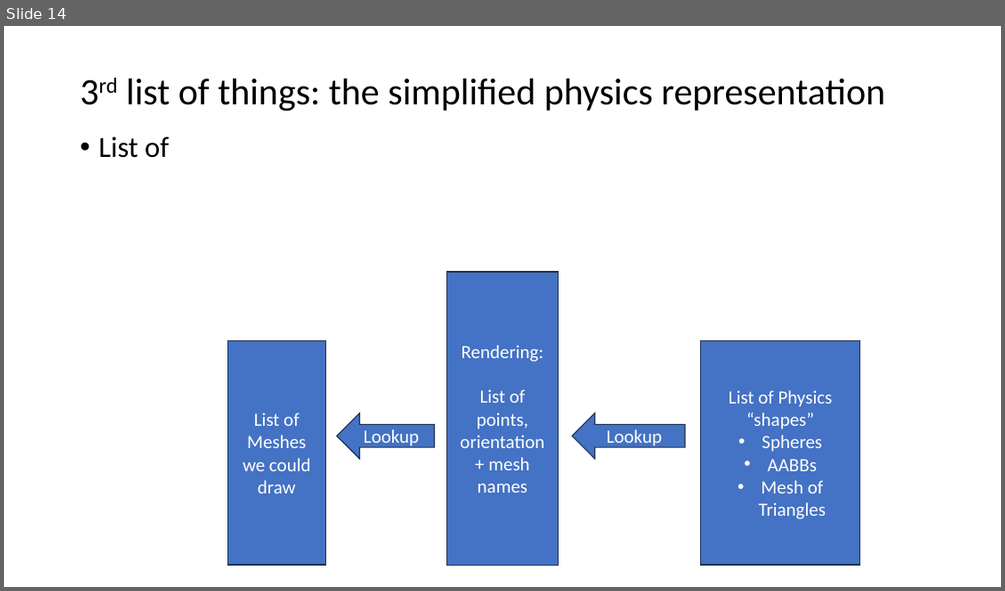
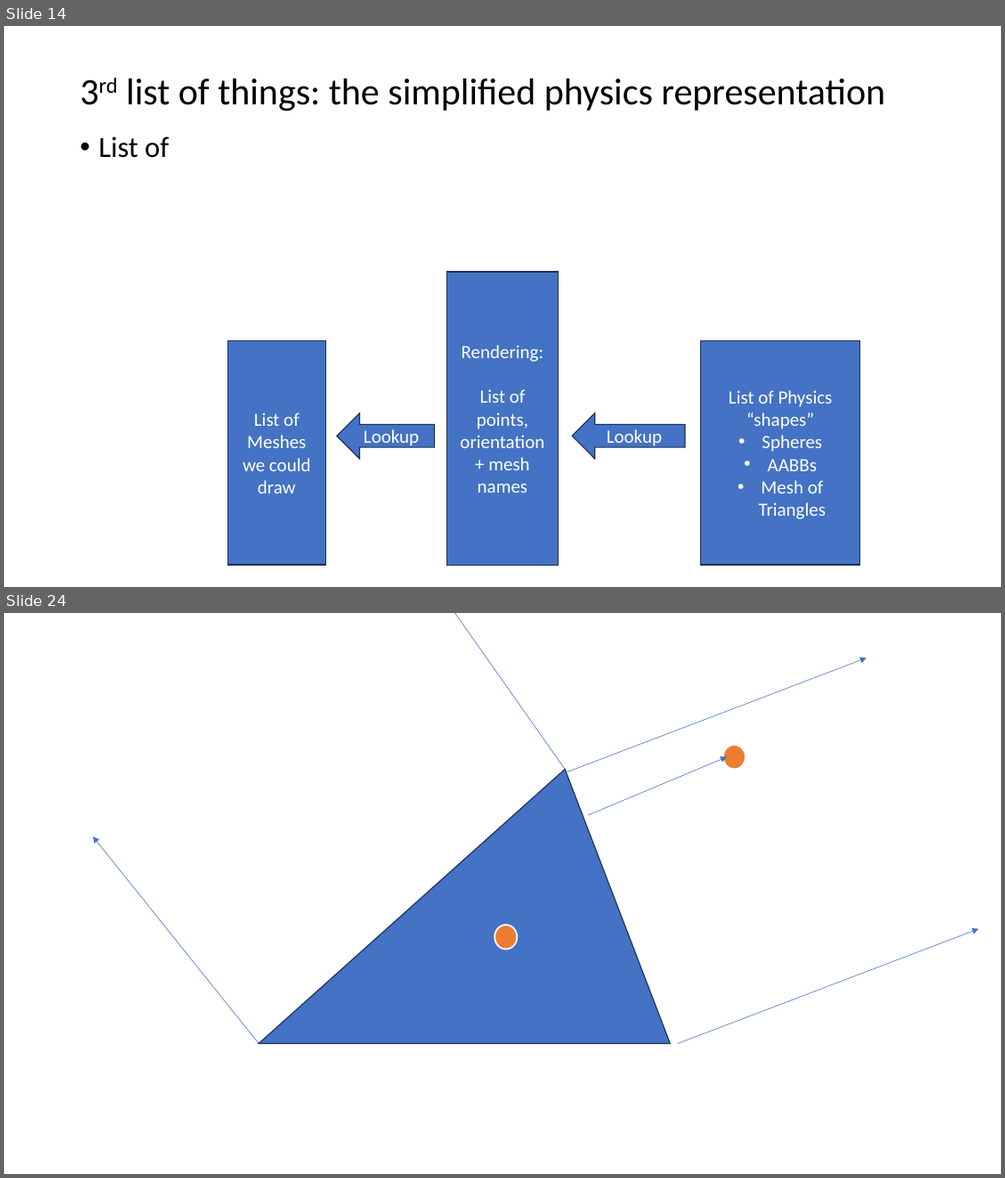
Before and after one commit to FeeneyCodes/GDP202425, a slide deck: 6019_Phys_1/D2D/W02/Collision_Detection (2024).pptx. Shown one above the other, each under a label of ours: slide 14 before the commit, slides 14 and 24 after it; the slides between them are not shown. The pictures are 1005x591 and 1005x1178 pixels, drawn with LibreOffice and Linux fonts; fonts in the diff are those of the drawing. Boxes give left, top, right and bottom in pixels: in the first picture for what was removed or moved away, otherwise in the second. Text is boxed around its words. In the diff, an @@ line names an element or a change of style, - is before the commit and + after.

```diff
--- a/6019_Phys_1/D2D/W02/Collision_Detection (2024).pptx
+++ b/6019_Phys_1/D2D/W02/Collision_Detection (2024).pptx
@@ slide 24 added at [4,613,1001,1174], background #FFFFFF @@
@@ arrow added from (565, 770) to (446, 613), #4472C4 0.5 pt @@
@@ arrow added from (566, 772) to (866, 657), #4472C4 0.5 pt @@
@@ ellipse added at [723,745,745,770], fill #ED7D31, outline #FFFFFF 1.5 pt @@
@@ triangle added at [259,770,671,1044], fill #4472C4, outline #1E3256 1 pt @@
@@ arrow added from (588, 815) to (727, 756), #4472C4 0.5 pt @@
@@ arrow added from (259, 1044) to (93, 836), #4472C4 0.5 pt @@
@@ ellipse added at [494,925,517,949], fill #ED7D31, outline #FFFFFF 1.5 pt @@
@@ arrow added from (678, 1044) to (979, 929), #4472C4 0.5 pt @@
```
Also in this commit, not shown: 1 slide changed, 8 other slides added, 3 other files.
